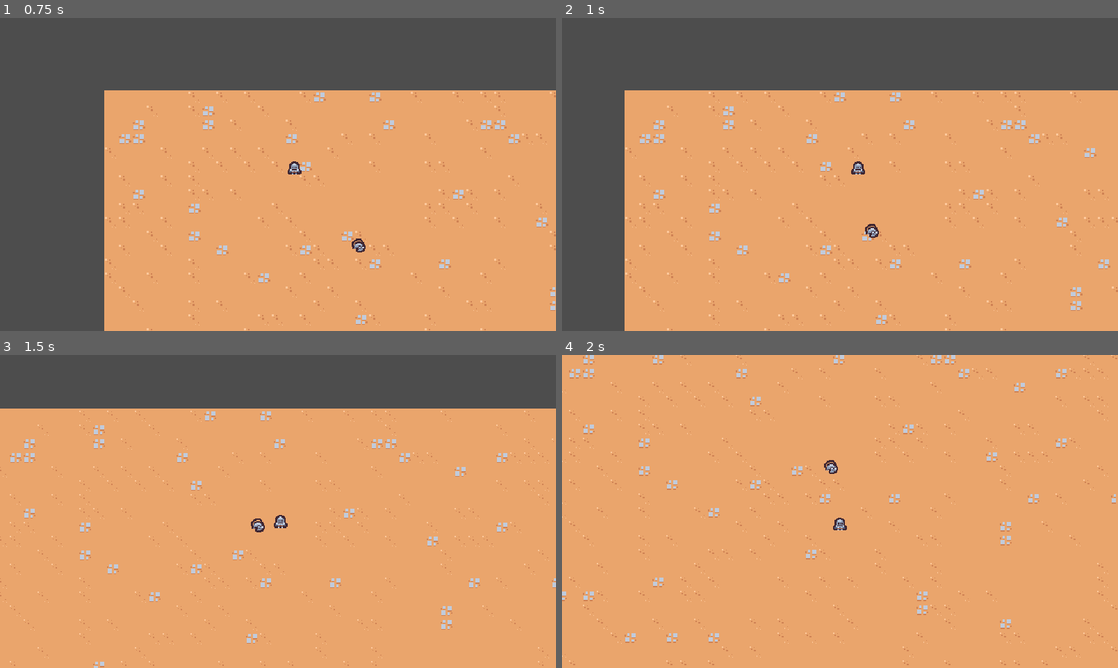
Above: before the commit, frames 1-4 (two rows, left to right).
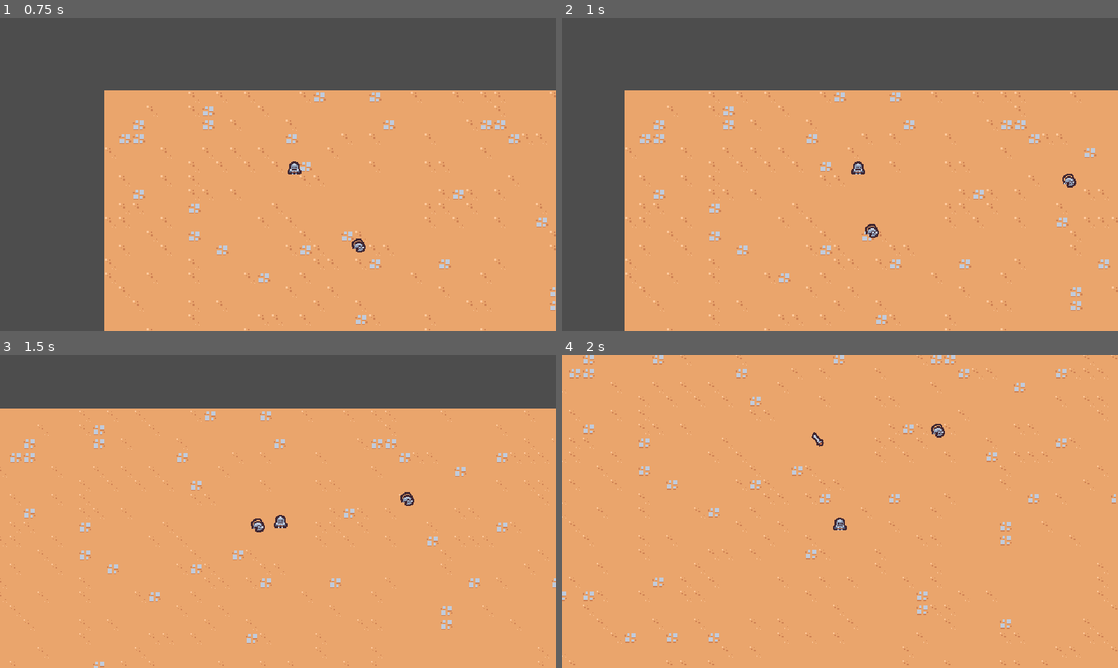
Above: after the commit, the same moments.

Repository: MrSheerluck/2d-survival-game
Game: Godot game, scene res://scenes/main/main.tscn
The game is run twice, just before and just after one commit, with the same random seed, the same clock (stepped at 60 frames per second) and the same inputs.
Inputs:
- Up to frame 1 (0.75 s): hold D (move_right) from 0.53 s (still down)
- Up to frame 2 (1 s): keep holding D (move_right)
- Up to frame 3 (1.5 s): release D (move_right) at 1.28 s; hold Down (move_down) from 1.28 s (still down)
- Up to frame 4 (2 s): keep holding Down (move_down)

Frame 1 is identical in both runs. In frame 2, less than 0.1% of the frame differs, in the area x 90-93%, y 49-55%; in frame 3, less than 0.1%; in frame 4, 0.2%, in the area x 44-69%, y 22-38%.

Commit message:
added sword animation and enemy killing ability

Diff:
--- a/project.godot
+++ b/project.godot
@@ -50,6 +50,13 @@
 ]
 }
 
+[layer_names]
+
+2d_physics/layer_1="Terrain"
+2d_physics/layer_2="Player"
+2d_physics/layer_3="Enemy"
+
 [rendering]
 
 textures/canvas_textures/default_texture_filter=0
+2d/snap/snap_2d_transforms_to_pixel=true
--- /dev/null
+++ b/scenes/ability/sword_ability/sword_ability.tscn
@@ -0,0 +1,127 @@
+[gd_scene load_steps=6 format=3 uid="uid://dfqw3pwnioyqx"]
+
+[ext_resource type="Texture2D" uid="uid://b32rghn5fpmse" path="res://scenes/ability/sword_ability/sword.png" id="1_upg5g"]
+
+[sub_resource type="Animation" id="Animation_upg5g"]
+resource_name = "swing"
+length = 0.75
+tracks/0/type = "value"
+tracks/0/imported = false
+tracks/0/enabled = true
+tracks/0/path = NodePath("Sprite2D:rotation")
+tracks/0/interp = 2
+tracks/0/loop_wrap = true
+tracks/0/keys = {
+"times": PackedFloat32Array(0, 0.2, 0.4, 0.75),
+"transitions": PackedFloat32Array(1, 1, 1, 1.68),
+"update": 0,
+"values": [0.0, -0.08726646259971647, 3.141592653589793, 0.0]
+}
+tracks/1/type = "value"
+tracks/1/imported = false
+tracks/1/enabled = true
+tracks/1/path = NodePath("Sprite2D:scale")
+tracks/1/interp = 2
+tracks/1/loop_wrap = true
+tracks/1/keys = {
+"times": PackedFloat32Array(0, 0.1, 0.2, 0.35000002, 0.5, 0.75),
+"transitions": PackedFloat32Array(1, 1, 1, 1, 5.65, 1),
+"update": 0,
+"values": [Vector2(1.25, 1.25), Vector2(0.5, 0.5), Vector2(1, 1), Vector2(2, 2), Vector2(1, 1), Vector2(0, 0)]
+}
+tracks/2/type = "method"
+tracks/2/imported = false
+tracks/2/enabled = true
+tracks/2/path = NodePath(".")
+tracks/2/interp = 1
+tracks/2/loop_wrap = true
+tracks/2/keys = {
+"times": PackedFloat32Array(0.75),
+"transitions": PackedFloat32Array(1),
+"values": [{
+"args": [],
+"method": &"queue_free"
+}]
+}
+tracks/3/type = "value"
+tracks/3/imported = false
+tracks/3/enabled = true
+tracks/3/path = NodePath("Area2D/CollisionShape2D:disabled")
+tracks/3/interp = 1
+tracks/3/loop_wrap = true
+tracks/3/keys = {
+"times": PackedFloat32Array(0, 0.2, 0.4),
+"transitions": PackedFloat32Array(1, 1, 1),
+"update": 1,
+"values": [true, false, true]
+}
+
+[sub_resource type="Animation" id="Animation_abpad"]
+length = 0.001
+tracks/0/type = "value"
+tracks/0/imported = false
+tracks/0/enabled = true
+tracks/0/path = NodePath("Sprite2D:rotation")
+tracks/0/interp = 1
+tracks/0/loop_wrap = true
+tracks/0/keys = {
+"times": PackedFloat32Array(0),
+"transitions": PackedFloat32Array(1),
+"update": 0,
+"values": [0.0]
+}
+tracks/1/type = "value"
+tracks/1/imported = false
+tracks/1/enabled = true
+tracks/1/path = NodePath("Sprite2D:scale")
+tracks/1/interp = 1
+tracks/1/loop_wrap = true
+tracks/1/keys = {
+"times": PackedFloat32Array(0),
+"transitions": PackedFloat32Array(1),
+"update": 0,
+"values": [Vector2(1, 1)]
+}
+tracks/2/type = "value"
+tracks/2/imported = false
+tracks/2/enabled = true
+tracks/2/path = NodePath("Area2D/CollisionShape2D:disabled")
+tracks/2/interp = 1
+tracks/2/loop_wrap = true
+tracks/2/keys = {
+"times": PackedFloat32Array(0),
+"transitions": PackedFloat32Array(1),
+"update": 1,
+"values": [true]
+}
+
+[sub_resource type="AnimationLibrary" id="AnimationLibrary_t8g1f"]
+_data = {
+&"RESET": SubResource("Animation_abpad"),
+&"swing": SubResource("Animation_upg5g")
+}
+
+[sub_resource type="RectangleShape2D" id="RectangleShape2D_upg5g"]
+size = Vector2(30, 30)
+
+[node name="SwordAbility" type="Node2D"]
+position = Vector2(-10, 2)
+
+[node name="AnimationPlayer" type="AnimationPlayer" parent="."]
+libraries = {
+&"": SubResource("AnimationLibrary_t8g1f")
+}
+autoplay = "swing"
+
+[node name="Sprite2D" type="Sprite2D" parent="."]
+texture = ExtResource("1_upg5g")
+offset = Vector2(0, -4)
+
+[node name="Area2D" type="Area2D" parent="."]
+position = Vector2(15, -2)
+collision_layer = 4
+collision_mask = 0
+
+[node name="CollisionShape2D" type="CollisionShape2D" parent="Area2D"]
+shape = SubResource("RectangleShape2D_upg5g")
+disabled = true
--- /dev/null
+++ b/scenes/ability/sword_ability_controller/sword_ability_controller.gd
@@ -0,0 +1,42 @@
+extends Node
+
+const MAX_RANGE = 150
+
+@export var sword_ability: PackedScene
+
+# Called when the node enters the scene tree for the first time.
+func _ready() -> void:
+	$Timer.timeout.connect(on_timer_timeout)
+
+
+
+func on_timer_timeout():
+	var player = get_tree().get_first_node_in_group("player") as Node2D
+
+	if player == null:
+		return
+
+	var enemies = get_tree().get_nodes_in_group("enemy")
+	enemies = enemies.filter(func(enemy: Node2D):
+		return enemy.global_position.distance_squared_to(player.global_position) < pow(MAX_RANGE, 2)
+	)
+
+
+
+	if enemies.size() == 0:
+		return
+
+
+	enemies.sort_custom(func(a: Node2D, b: Node2D):
+		var a_distance = a.global_position.distance_squared_to(player.global_position)
+		var b_distance = b.global_position.distance_squared_to(player.global_position)
+		return a_distance < b_distance
+	)
+
+	var sword_instance = sword_ability.instantiate() as Node2D
+	player.get_parent().add_child(sword_instance)
+	sword_instance.global_position = enemies[0].global_position
+	sword_instance.global_position += Vector2.RIGHT.rotated(randf_range(0, TAU)) * 4
+
+	var enemy_direction = enemies[0].global_position - sword_instance.global_position
+	sword_instance.rotation = enemy_direction.angle()
--- /dev/null
+++ b/scenes/ability/sword_ability_controller/sword_ability_controller.tscn
@@ -0,0 +1,12 @@
+[gd_scene load_steps=3 format=3 uid="uid://ly88c02lv1i5"]
+
+[ext_resource type="Script" uid="uid://dfo5igcchcv3l" path="res://scenes/ability/sword_ability_controller/sword_ability_controller.gd" id="1_e8bxv"]
+[ext_resource type="PackedScene" uid="uid://dfqw3pwnioyqx" path="res://scenes/ability/sword_ability/sword_ability.tscn" id="2_rfe3v"]
+
+[node name="SwordAbilityController" type="Node"]
+script = ExtResource("1_e8bxv")
+sword_ability = ExtResource("2_rfe3v")
+
+[node name="Timer" type="Timer" parent="."]
+wait_time = 1.5
+autostart = true
--- a/scenes/basic_enemy/basic_enemy.gd
+++ b/scenes/basic_enemy/basic_enemy.gd
@@ -4,7 +4,7 @@
 
 # Called when the node enters the scene tree for the first time.
 func _ready() -> void:
-	pass # Replace with function body.
+	$Area2D.area_entered.connect(on_area_entered)
 
 
 # Called every frame. 'delta' is the elapsed time since the previous frame.
@@ -20,3 +20,8 @@
 	if player_node != null:
 		return (player_node.global_position - global_position).normalized()
 	return Vector2.ZERO
+
+
+
+func on_area_entered(other_area: Area2D):
+	queue_free()
--- a/scenes/basic_enemy/basic_enemy.tscn
+++ b/scenes/basic_enemy/basic_enemy.tscn
@@ -1,14 +1,25 @@
-[gd_scene load_steps=4 format=3 uid="uid://dgnjxmyhupibk"]
+[gd_scene load_steps=5 format=3 uid="uid://dgnjxmyhupibk"]
 
 [ext_resource type="Texture2D" uid="uid://ckm5y10heeeu" path="res://scenes/basic_enemy/basic_enemy.png" id="1_fng3e"]
 [ext_resource type="Script" uid="uid://sk27bqbrw6x2" path="res://scenes/basic_enemy/basic_enemy.gd" id="1_gxg7h"]
 
+[sub_resource type="CircleShape2D" id="CircleShape2D_gxg7h"]
+radius = 12.0
+
 [sub_resource type="CircleShape2D" id="CircleShape2D_fng3e"]
 radius = 5.0
 
-[node name="BasicEnemy" type="CharacterBody2D"]
+[node name="BasicEnemy" type="CharacterBody2D" groups=["enemy"]]
 collision_layer = 0
 script = ExtResource("1_gxg7h")
+
+[node name="Area2D" type="Area2D" parent="."]
+collision_layer = 0
+collision_mask = 4
+
+[node name="CollisionShape2D" type="CollisionShape2D" parent="Area2D"]
+position = Vector2(0, -5)
+shape = SubResource("CircleShape2D_gxg7h")
 
 [node name="Sprite2D" type="Sprite2D" parent="."]
 texture = ExtResource("1_fng3e")
--- a/scenes/main/main.tscn
+++ b/scenes/main/main.tscn
@@ -18,3 +18,6 @@
 
 [node name="BasicEnemy" parent="." instance=ExtResource("4_l3cfh")]
 position = Vector2(337, 218)
+
+[node name="BasicEnemy2" parent="." instance=ExtResource("4_l3cfh")]
+position = Vector2(587, 111)
--- a/scenes/player/player.tscn
+++ b/scenes/player/player.tscn
@@ -1,7 +1,8 @@
-[gd_scene load_steps=4 format=3 uid="uid://cnewrfkoqomis"]
+[gd_scene load_steps=5 format=3 uid="uid://cnewrfkoqomis"]
 
 [ext_resource type="Texture2D" uid="uid://ct34je41reli4" path="res://scenes/player/player.png" id="1_8afob"]
 [ext_resource type="Script" uid="uid://q8u37s3u587m" path="res://scenes/player/player.gd" id="1_dovo2"]
+[ext_resource type="PackedScene" uid="uid://ly88c02lv1i5" path="res://scenes/ability/sword_ability_controller/sword_ability_controller.tscn" id="2_gmlin"]
 
 [sub_resource type="CircleShape2D" id="CircleShape2D_8afob"]
 radius = 5.0
@@ -10,6 +11,10 @@
 collision_layer = 0
 script = ExtResource("1_dovo2")
 
+[node name="AbilityManager" type="Node" parent="."]
+
+[node name="SwordAbilityController" parent="AbilityManager" instance=ExtResource("2_gmlin")]
+
 [node name="Sprite2D" type="Sprite2D" parent="."]
 texture = ExtResource("1_8afob")
 offset = Vector2(0, -8)
Binary file added: scenes/ability/sword_ability/sword.png
Not shown, added: scenes/ability/sword_ability/sword.png.import
Not shown, added: scenes/ability/sword_ability_controller/sword_ability_controller.gd.uid
